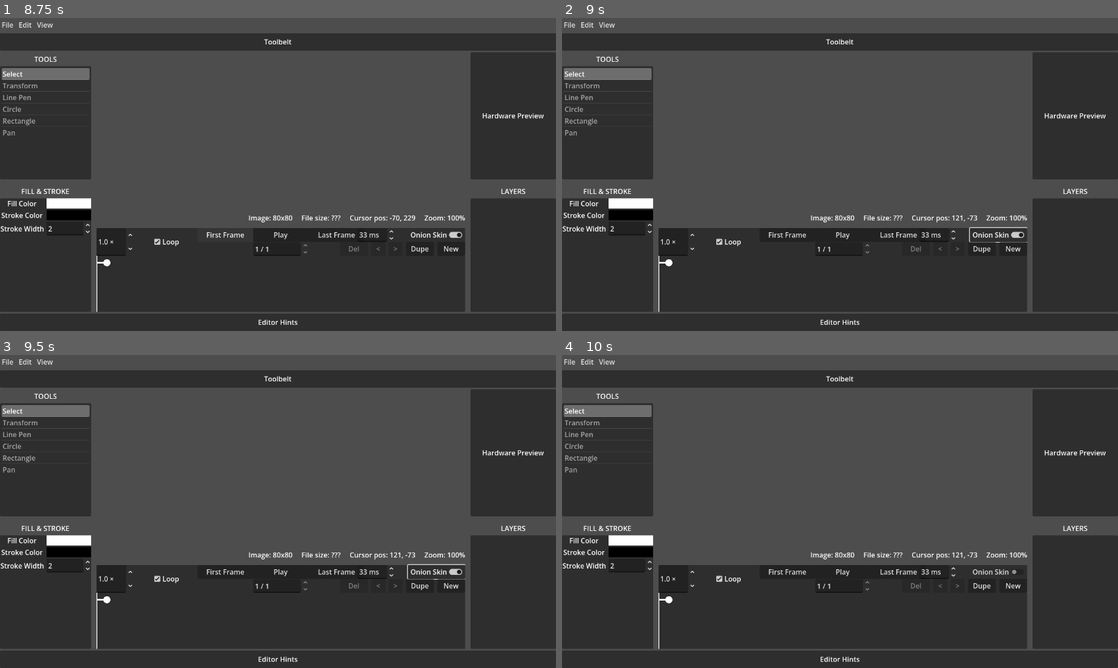
Above: before the commit, frames 1-4 (two rows, left to right).
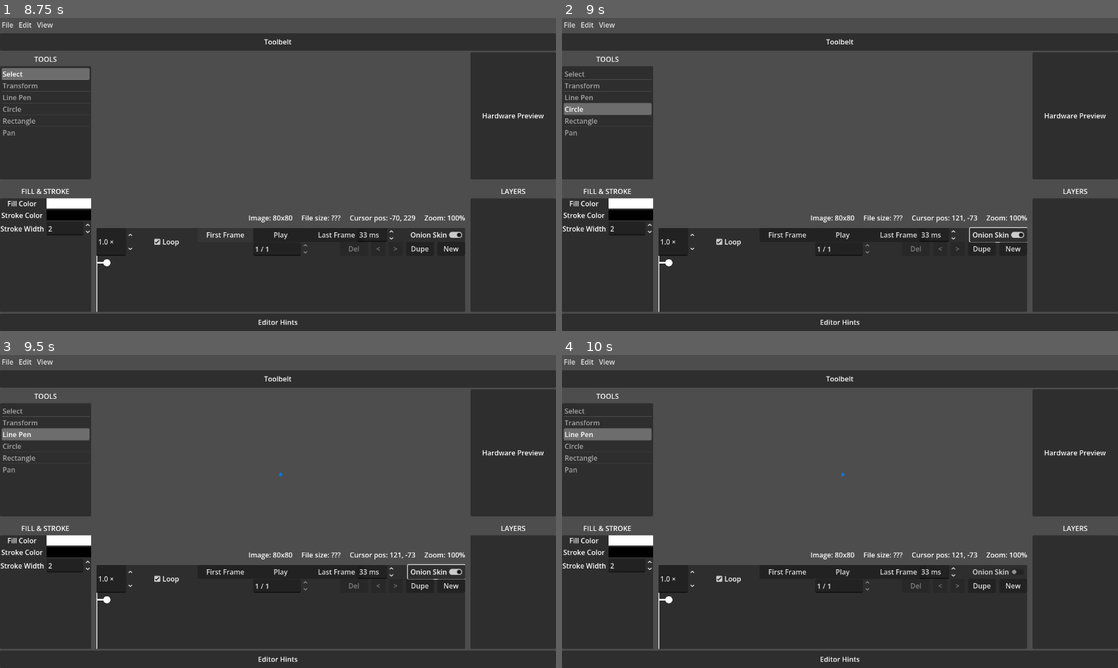
Above: after the commit, the same moments.

Repository: erlog135/Ripple
Game: Godot game, scene res://scenes/Editor.tscn
Two runs of this game, one before a commit and one after it. Both use one fixed random seed, a clock stepped at 60 frames per second and the inputs below.
Inputs (mouse positions are in pixels of both pictures, inside the frame that each line leads up to):
- Up to frame 1 (8.75 s): click "Play" at 0.5 s; click "Play" at 1.25 s; click "New" at 2 s; click "New" at 2.75 s; click "Loop" at 3.5 s; click "Last Frame" at 4.25 s; click "First Frame" at 5 s; click "Onion Skin" at 5.75 s; click "Dupe" at 6.5 s; tap Enter at 7.25 s; drag from (283, 136) to (333, 105) at 7.27 s; tap Space at 8 s; drag from (166, 190) to (250, 237) at 8.02 s
- Up to frame 2 (9 s): tap Enter at 8.75 s; move the mouse to (895, 105) at 8.77 s; hold Right (nudge_right, bound only after the commit) from 8.78 s (still down); tap C (tool_circle, bound only after the commit) at 8.85 s
- Up to frame 3 (9.5 s): keep holding Right (nudge_right, bound only after the commit); tap L (tool_line_pen, bound only after the commit) at 9.05 s
- Up to frame 4 (10 s): release Right (nudge_right, bound only after the commit) at 9.5 s; tap Space at 9.5 s; drag from (812, 574) to (673, 464) at 9.52 s

Frame 1 is identical in both runs. In frame 2, 1.2% of the frame differs, in the area x 0-17%, y 16-31%; in frame 3, 1.2%, in the area x 0-51%, y 16-39%; in frame 4, 1.2%.

Commit message:
add shorter shortcuts

Diff:
--- a/managers/editor_state.gd
+++ b/managers/editor_state.gd
@@ -396,6 +396,7 @@
 	selected_point_indices.clear()
 	selection_changed.emit(true)
 
+
 func update_line_pen_hover_world(world_pos: Vector2) -> void:
 	if line_pen_hover_world == world_pos:
 		return
--- a/project.godot
+++ b/project.godot
@@ -49,6 +49,89 @@
 "res://test/": "teal"
 }
 
+[input]
+
+tool_transform={
+"deadzone": 0.2,
+"events": [Object(InputEventKey,"resource_local_to_scene":false,"resource_name":"","device":-1,"window_id":0,"alt_pressed":false,"shift_pressed":false,"ctrl_pressed":false,"meta_pressed":false,"pressed":false,"keycode":0,"physical_keycode":84,"key_label":0,"unicode":116,"location":0,"echo":false,"script":null)
+]
+}
+tool_select={
+"deadzone": 0.2,
+"events": [Object(InputEventKey,"resource_local_to_scene":false,"resource_name":"","device":-1,"window_id":0,"alt_pressed":false,"shift_pressed":false,"ctrl_pressed":false,"meta_pressed":false,"pressed":false,"keycode":0,"physical_keycode":83,"key_label":0,"unicode":115,"location":0,"echo":false,"script":null)
+]
+}
+tool_pan={
+"deadzone": 0.2,
+"events": [Object(InputEventKey,"resource_local_to_scene":false,"resource_name":"","device":-1,"window_id":0,"alt_pressed":false,"shift_pressed":false,"ctrl_pressed":false,"meta_pressed":false,"pressed":false,"keycode":0,"physical_keycode":80,"key_label":0,"unicode":112,"location":0,"echo":false,"script":null)
+]
+}
+tool_circle={
+"deadzone": 0.2,
+"events": [Object(InputEventKey,"resource_local_to_scene":false,"resource_name":"","device":-1,"window_id":0,"alt_pressed":false,"shift_pressed":false,"ctrl_pressed":false,"meta_pressed":false,"pressed":false,"keycode":0,"physical_keycode":67,"key_label":0,"unicode":99,"location":0,"echo":false,"script":null)
+]
+}
+tool_rectangle={
+"deadzone": 0.2,
+"events": [Object(InputEventKey,"resource_local_to_scene":false,"resource_name":"","device":-1,"window_id":0,"alt_pressed":false,"shift_pressed":false,"ctrl_pressed":false,"meta_pressed":false,"pressed":false,"keycode":0,"physical_keycode":82,"key_label":0,"unicode":114,"location":0,"echo":false,"script":null)
+]
+}
+tool_line_pen={
+"deadzone": 0.2,
+"events": [Object(InputEventKey,"resource_local_to_scene":false,"resource_name":"","device":-1,"window_id":0,"alt_pressed":false,"shift_pressed":false,"ctrl_pressed":false,"meta_pressed":false,"pressed":false,"keycode":0,"physical_keycode":76,"key_label":0,"unicode":108,"location":0,"echo":false,"script":null)
+]
+}
+animation_play_pause={
+"deadzone": 0.2,
+"events": [Object(InputEventKey,"resource_local_to_scene":false,"resource_name":"","device":-1,"window_id":0,"alt_pressed":false,"shift_pressed":false,"ctrl_pressed":false,"meta_pressed":false,"pressed":false,"keycode":0,"physical_keycode":32,"key_label":0,"unicode":32,"location":0,"echo":false,"script":null)
+]
+}
+animation_frame_prev={
+"deadzone": 0.2,
+"events": [Object(InputEventKey,"resource_local_to_scene":false,"resource_name":"","device":-1,"window_id":0,"alt_pressed":false,"shift_pressed":false,"ctrl_pressed":false,"meta_pressed":false,"pressed":false,"keycode":0,"physical_keycode":44,"key_label":0,"unicode":44,"location":0,"echo":false,"script":null)
+]
+}
+animation_frame_next={
+"deadzone": 0.2,
+"events": [Object(InputEventKey,"resource_local_to_scene":false,"resource_name":"","device":-1,"window_id":0,"alt_pressed":false,"shift_pressed":false,"ctrl_pressed":false,"meta_pressed":false,"pressed":false,"keycode":0,"physical_keycode":46,"key_label":0,"unicode":46,"location":0,"echo":false,"script":null)
+]
+}
+nudge_up={
+"deadzone": 0.2,
+"events": [Object(InputEventKey,"resource_local_to_scene":false,"resource_name":"","device":-1,"window_id":0,"alt_pressed":false,"shift_pressed":false,"ctrl_pressed":false,"meta_pressed":false,"pressed":false,"keycode":0,"physical_keycode":4194320,"key_label":0,"unicode":0,"location":0,"echo":false,"script":null)
+]
+}
+nudge_down={
+"deadzone": 0.2,
+"events": [Object(InputEventKey,"resource_local_to_scene":false,"resource_name":"","device":-1,"window_id":0,"alt_pressed":false,"shift_pressed":false,"ctrl_pressed":false,"meta_pressed":false,"pressed":false,"keycode":0,"physical_keycode":4194322,"key_label":0,"unicode":0,"location":0,"echo":false,"script":null)
+]
+}
+nudge_left={
+"deadzone": 0.2,
+"events": [Object(InputEventKey,"resource_local_to_scene":false,"resource_name":"","device":-1,"window_id":0,"alt_pressed":false,"shift_pressed":false,"ctrl_pressed":false,"meta_pressed":false,"pressed":false,"keycode":0,"physical_keycode":4194319,"key_label":0,"unicode":0,"location":0,"echo":false,"script":null)
+]
+}
+nudge_right={
+"deadzone": 0.2,
+"events": [Object(InputEventKey,"resource_local_to_scene":false,"resource_name":"","device":-1,"window_id":0,"alt_pressed":false,"shift_pressed":false,"ctrl_pressed":false,"meta_pressed":false,"pressed":false,"keycode":0,"physical_keycode":4194321,"key_label":0,"unicode":0,"location":0,"echo":false,"script":null)
+]
+}
+view_icon_tiny={
+"deadzone": 0.2,
+"events": [Object(InputEventKey,"resource_local_to_scene":false,"resource_name":"","device":-1,"window_id":0,"alt_pressed":false,"shift_pressed":false,"ctrl_pressed":false,"meta_pressed":false,"pressed":false,"keycode":0,"physical_keycode":49,"key_label":0,"unicode":49,"location":0,"echo":false,"script":null)
+]
+}
+view_icon_small={
+"deadzone": 0.2,
+"events": [Object(InputEventKey,"resource_local_to_scene":false,"resource_name":"","device":-1,"window_id":0,"alt_pressed":false,"shift_pressed":false,"ctrl_pressed":false,"meta_pressed":false,"pressed":false,"keycode":0,"physical_keycode":50,"key_label":0,"unicode":50,"location":0,"echo":false,"script":null)
+]
+}
+view_icon_large={
+"deadzone": 0.2,
+"events": [Object(InputEventKey,"resource_local_to_scene":false,"resource_name":"","device":-1,"window_id":0,"alt_pressed":false,"shift_pressed":false,"ctrl_pressed":false,"meta_pressed":false,"pressed":false,"keycode":0,"physical_keycode":51,"key_label":0,"unicode":51,"location":0,"echo":false,"script":null)
+]
+}
+
 [rendering]
 
 renderer/rendering_method="gl_compatibility"
--- a/scenes/interface/CanvasArea.tscn
+++ b/scenes/interface/CanvasArea.tscn
@@ -5,8 +5,9 @@
 [ext_resource type="Script" uid="uid://c7q1kdxx3hywi" path="res://scenes/interface/document_layer.gd" id="2_j6oae"]
 [ext_resource type="Script" uid="uid://deivbjl4qc7hw" path="res://scenes/interface/document_gizmos.gd" id="3_6yk6n"]
 [ext_resource type="Script" uid="uid://jra2u4f43tgg" path="res://scenes/interface/document.gd" id="3_h8p71"]
+[ext_resource type="Script" uid="uid://dkng0sunfbeqw" path="res://scenes/interface/hud_layer.gd" id="5_2ofuf"]
 [ext_resource type="Script" uid="uid://c5w8qk2yvbd6n" path="res://scenes/interface/artboard_clip.gd" id="7_yh3rt"]
-[ext_resource type="Script" uid="uid://dkng0sunfbeqw" path="res://scenes/interface/hud_layer.gd" id="5_2ofuf"]
+[ext_resource type="Script" uid="uid://bymoxxarhboaj" path="res://scenes/interface/workspace_shortcuts.gd" id="8_df36l"]
 
 [node name="CanvasArea" type="Control" unique_id=1795288712]
 clip_contents = true
@@ -108,3 +109,6 @@
 grow_horizontal = 2
 grow_vertical = 2
 script = ExtResource("1_8k6yv")
+
+[node name="WorkspaceShortcuts" type="Node" parent="." unique_id=2132314204]
+script = ExtResource("8_df36l")
--- /dev/null
+++ b/scenes/interface/workspace_shortcuts.gd
@@ -0,0 +1,69 @@
+extends Node
+
+func _unhandled_key_input(event: InputEvent) -> void:
+	# Ignore releases to prevent double-firing
+	if not event.is_pressed():
+		return
+
+	# --- TOOL SWITCHING ---
+	if event.is_action("tool_select"):
+		EditorState.change_tool(EditorState.Tool.SELECT)
+	elif event.is_action("tool_transform"):
+		EditorState.change_tool(EditorState.Tool.TRANSFORM)
+	elif event.is_action("tool_line_pen"):
+		EditorState.change_tool(EditorState.Tool.LINE_PEN)
+	elif event.is_action("tool_circle"):
+		EditorState.change_tool(EditorState.Tool.CIRCLE)
+	elif event.is_action("tool_rectangle"):
+		EditorState.change_tool(EditorState.Tool.RECTANGLE)
+	elif event.is_action("tool_pan"):
+		EditorState.change_tool(EditorState.Tool.PAN)
+
+	# --- TIMELINE NAVIGATION ---
+	elif event.is_action("animation_frame_next"):
+		EditorState.set_current_frame(EditorState.current_frame + 1)
+	elif event.is_action("animation_frame_prev"):
+		EditorState.set_current_frame(EditorState.current_frame - 1)
+
+	# --- NUDGING ---
+	elif event.is_action("nudge_up"):
+		_nudge_selection(Vector2(0, -1))
+	elif event.is_action("nudge_down"):
+		_nudge_selection(Vector2(0, 1))
+	elif event.is_action("nudge_left"):
+		_nudge_selection(Vector2(-1, 0))
+	elif event.is_action("nudge_right"):
+		_nudge_selection(Vector2(1, 0))
+
+
+func _nudge_selection(delta: Vector2) -> void:
+	if EditorState.selected_command_indices.is_empty():
+		return
+	var frame: DrawCommandImage = ProjectData.get_current_image()
+	if frame == null:
+		return
+
+	var command_indices: Array[int] = []
+	var new_points_arrays: Array = []
+	var new_radii: Array = []
+
+	for cmd_idx in EditorState.selected_command_indices:
+		if cmd_idx < 0 or cmd_idx >= frame.commands.size():
+			continue
+		var cmd: DrawCommand = frame.commands[cmd_idx]
+		var shifted := cmd.points.duplicate()
+		var sel_pts: Array = EditorState.selected_point_indices.get(cmd_idx, [])
+		var indices_to_move: Array = sel_pts if not sel_pts.is_empty() else range(cmd.points.size())
+		for pt_idx in indices_to_move:
+			if pt_idx < shifted.size():
+				shifted[pt_idx] = shifted[pt_idx] + delta
+		command_indices.append(cmd_idx)
+		new_points_arrays.append(shifted)
+		new_radii.append(-1)
+
+	if command_indices.is_empty():
+		return
+
+	HistoryManager.commit(TransformSelectionAction.new(
+		EditorState.current_frame, command_indices, new_points_arrays, new_radii
+	))
Not shown, added: scenes/interface/workspace_shortcuts.gd.uid
